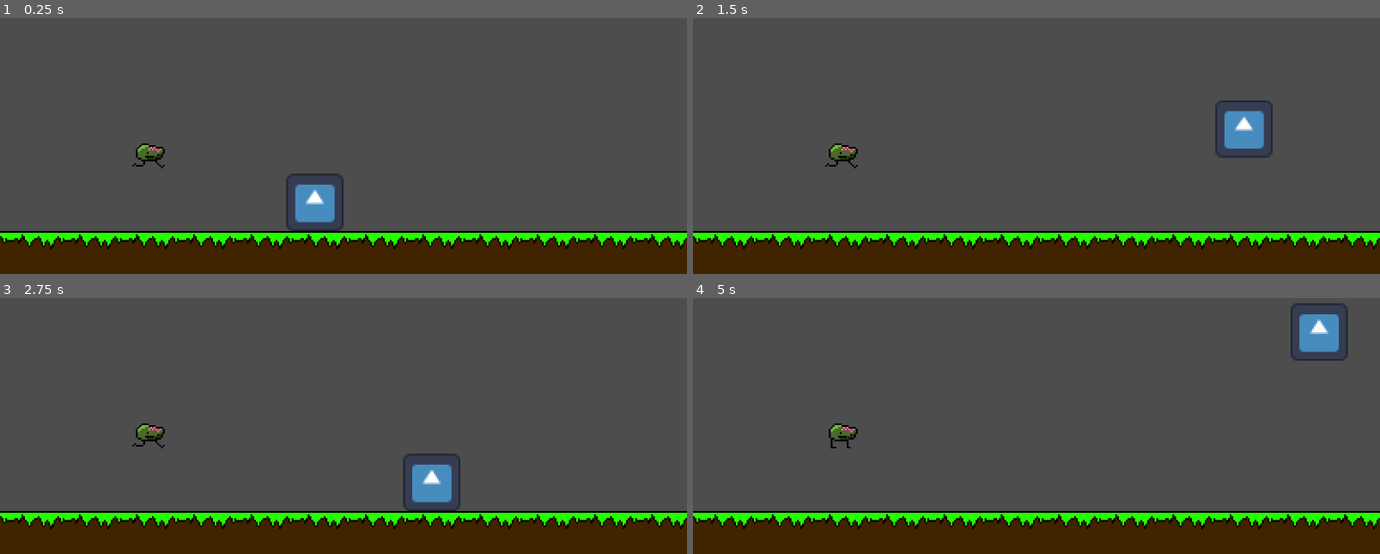
Above: before the commit, frames 1-4 (two rows, left to right).
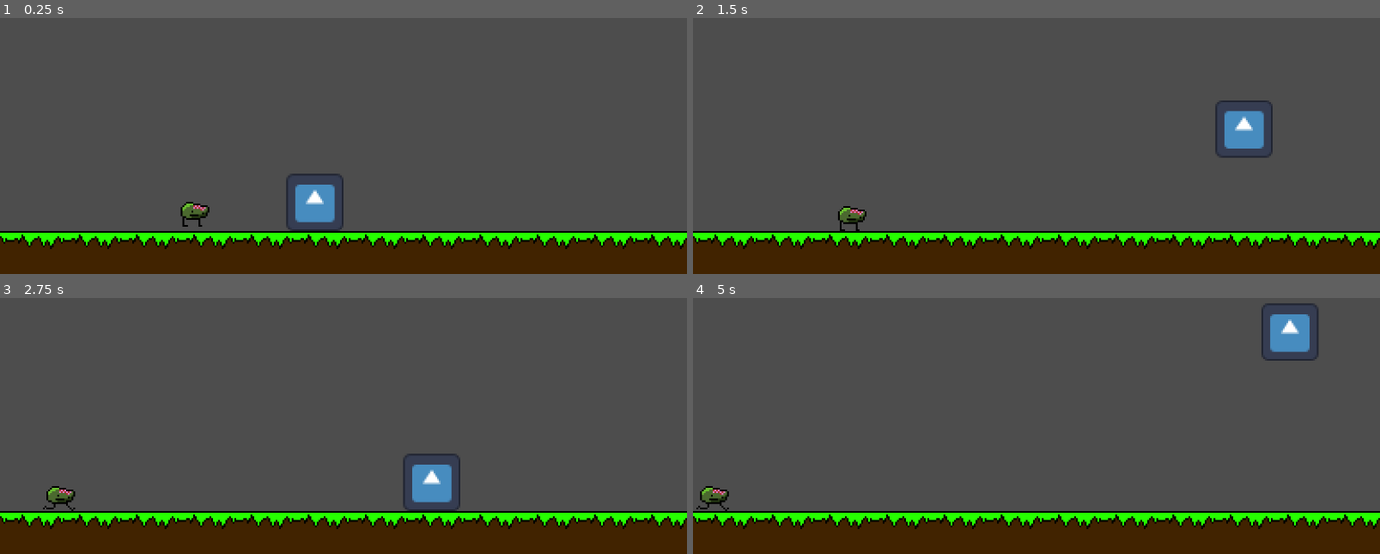
Above: after the commit, the same moments.

Repository: Maxwelltheguy/Platfighter_Godot
Game: Godot game, scene res://Scenes/world.tscn
The game is run twice, just before and just after one commit, with the same random seed, the same clock (stepped at 60 frames per second) and the same inputs. The engine's default icon, where the game draws it, is replaced by a stand-in: a white triangle on a blue panel in a dark square.
Inputs:
- Up to frame 1 (0.25 s): no input
- Up to frame 2 (1.5 s): tap Enter (ui_accept) at 0.5 s; hold Z (run) 0.53-1.28 s; hold D (right) from 0.53 s (still down); tap Space (jump) at 0.77 s; tap Z (run) at 1.35 s
- Up to frame 3 (2.75 s): tap Space (jump) at 1.52 s; release D (right) at 2.03 s; hold A (left) from 2.03 s (still down); hold Z (run) from 2.03 s (still down)
- Up to frame 4 (5 s): release A (left) at 2.78 s; release Z (run) at 2.78 s; hold D (right) 2.78-4.28 s; tap Z (run) at 2.85, 4.35 s; tap Space (jump) at 3.02, 3.77, 4.52 s; hold Z (run) 3.53-4.28 s; hold A (left) from 4.28 s (still down)

The runs differ from the first frame. In frame 1, 0.5% of the frame differs, in the area x 19-31%, y 48-82%; in frame 2, 0.5%; in frame 3, 0.5%; in frame 4, 2.1%, in the area x 0-96%, y 2-84%.

Commit message:
added logo, and updated zombite script

Diff:
--- a/Platformer Test/Scenes/world.tscn
+++ b/Platformer Test/Scenes/world.tscn
@@ -31,6 +31,9 @@
 sources/3 = SubResource("TileSetScenesCollectionSource_3uywj")
 sources/0 = SubResource("TileSetAtlasSource_wc6ry")
 
+[sub_resource type="RectangleShape2D" id="RectangleShape2D_ljjqc"]
+size = Vector2(25, 249)
+
 [node name="Node2D" type="Node2D"]
 
 [node name="TileMap" type="TileMap" parent="."]
@@ -44,3 +47,15 @@
 
 [node name="Zombite" parent="." instance=ExtResource("4_ifrhw")]
 position = Vector2(-110, -51)
+
+[node name="StaticBody2D" type="StaticBody2D" parent="."]
+
+[node name="CollisionShape2D" type="CollisionShape2D" parent="StaticBody2D"]
+position = Vector2(-224.5, -90.5)
+shape = SubResource("RectangleShape2D_ljjqc")
+
+[node name="StaticBody2D2" type="StaticBody2D" parent="."]
+
+[node name="CollisionShape2D" type="CollisionShape2D" parent="StaticBody2D2"]
+position = Vector2(224.5, -90.5)
+shape = SubResource("RectangleShape2D_ljjqc")
--- a/Platformer Test/Scenes/zombite.tscn
+++ b/Platformer Test/Scenes/zombite.tscn
@@ -9,30 +9,40 @@
 func _ready():
 	randomize()
 
+@onready var timer = $Timer
 @onready var animation = $AnimatedSprite2D
 const SPEED = 300
 var flipped = 0
 var gravity = ProjectSettings.get_setting(\"physics/2d/default_gravity\")
+var time = 0
+
+func wait():
+	for time in range(0,1000):
+		time = time + 1
+
+func _physics_process(delta):
+	var random = randi_range(0,2)
+
+	if not is_on_floor():
+		velocity.y += gravity * delta
+
+	if random == 0:
+		animation.play(\"Idle\")
+		velocity.x = 0
+
+	elif random == 1:
+		animation.play(\"Walk\")
+		velocity.x = SPEED
+		animation.scale.x = 1
+
+	else:
+		animation.play(\"Walk\")
+		velocity.x = SPEED * -1
+		animation.scale.x = -1
 
 
-func _physics_process(delta):
+	move_and_slide()
 
-	if not is_on_floor():
-		pass#velocity.y += gravity * delta
-
-	if randi_range(0,2) == 0:
-		animation.play(\"Idle\")
-		#velocity.x = 0 * delta
-	elif randi_range(0,2) == 1:
-		animation.play(\"Walk\")
-		#velocity.x = SPEED
-		GlobalVariables.zombite_flipped = 0
-	else:
-		animation.play(\"Walk\")
-		#velocity.x = SPEED * -1
-		GlobalVariables.zombite_flipped = 1
-
-	move_and_slide()
 
 
 
@@ -71,24 +81,21 @@
 "loop": true,
 "name": &"Walk",
 "speed": 3.0
-}, {
-"frames": [],
-"loop": true,
-"name": &"WalkLeft",
-"speed": 5.0
 }]
 
-[sub_resource type="CircleShape2D" id="CircleShape2D_at3hw"]
-radius = 7.0
+[sub_resource type="RectangleShape2D" id="RectangleShape2D_b2412"]
+size = Vector2(14, 12)
 
 [node name="Zombite" type="CharacterBody2D"]
 script = SubResource("GDScript_22r1f")
 
 [node name="AnimatedSprite2D" type="AnimatedSprite2D" parent="."]
 sprite_frames = SubResource("SpriteFrames_6q6p5")
-animation = &"WalkLeft"
+animation = &"Idle"
 autoplay = "Idle"
 
 [node name="CollisionShape2D" type="CollisionShape2D" parent="."]
-position = Vector2(1, 8)
-shape = SubResource("CircleShape2D_at3hw")
+position = Vector2(2, 10)
+shape = SubResource("RectangleShape2D_b2412")
+
+[node name="Timer" type="Timer" parent="."]
--- a/Platformer Test/Scripts/Global Variables.gd
+++ b/Platformer Test/Scripts/Global Variables.gd
@@ -1,4 +1,4 @@
 extends Node
 
 
-var zombite_flipped = 0
+var Current_Wave = 0
Binary file added: Platformer Test/Assets/Logo.png
Not shown, added: Platformer Test/Assets/Logo.png.import
Not shown: 1 places in Platformer Test/Scenes/world.tscn that only renumber resources
